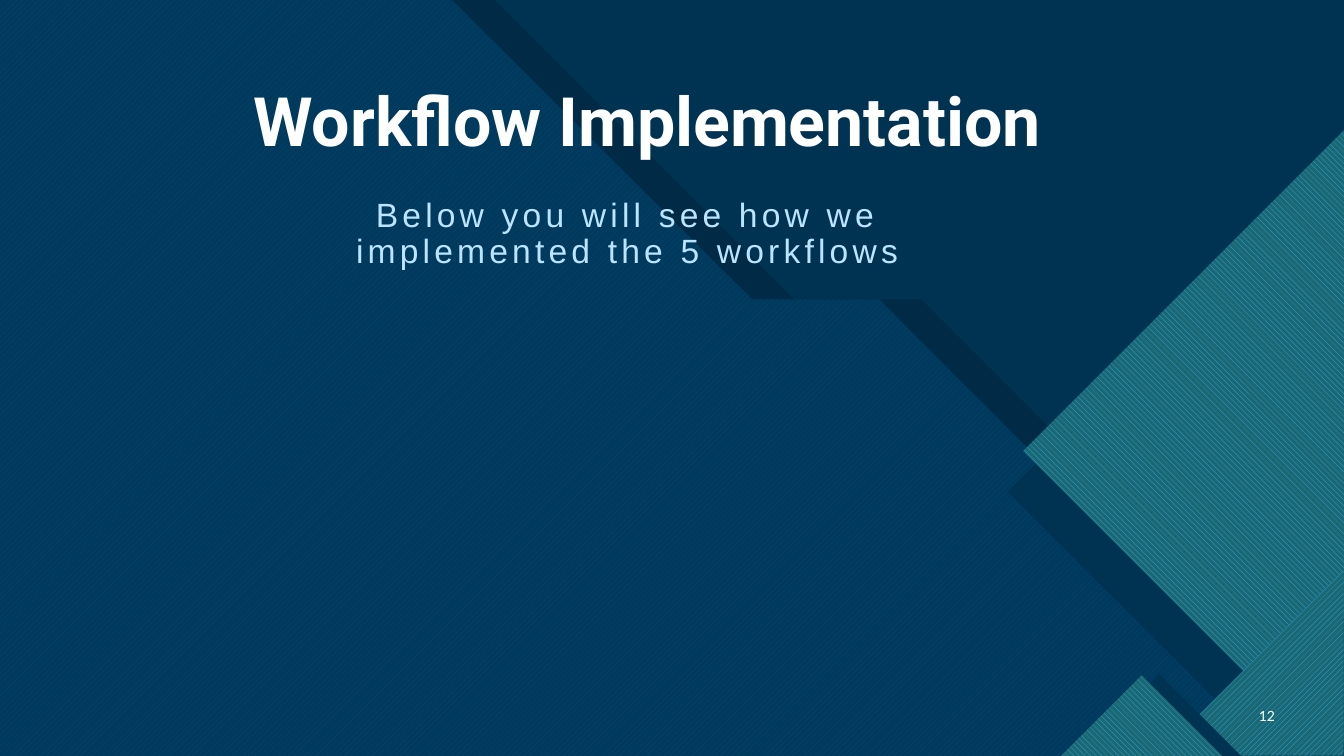
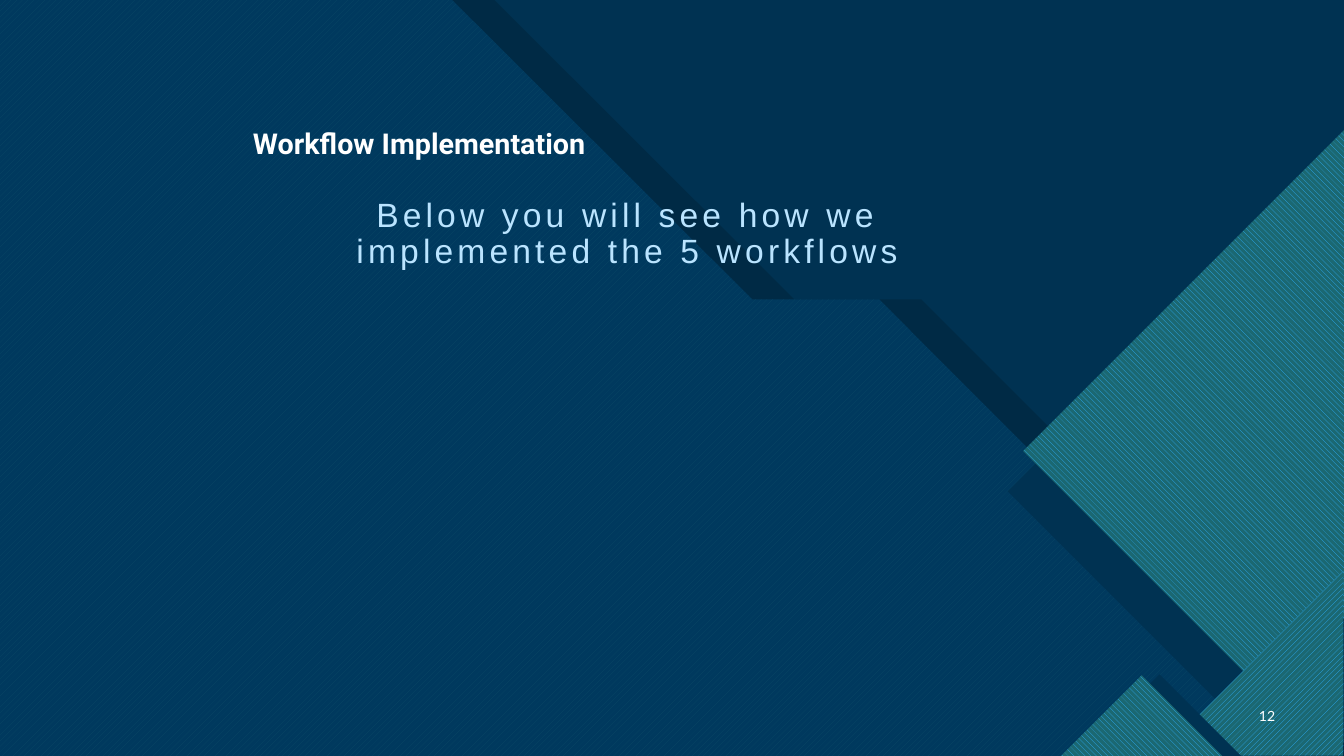
Before and after one commit to JacquelynDeHart/SIMS_CS3321, a slide deck: slide 12 of SE Final SIMS Presentation.pptx. Drawn at 1344x756 pixels with LibreOffice and Linux fonts; fonts in the diff are those of the drawing. Boxes give left, top, right and bottom in pixels: in the first picture for what was removed or moved away, otherwise in the second. Text is boxed around its words. In the diff, an @@ line names an element or a change of style, - is before the commit and + after.

```diff
--- a/SE Final SIMS Presentation.pptx
+++ b/SE Final SIMS Presentation.pptx
@@ outline redrawn in 4 elements at [1008,156,1344,756], [1207,619,1344,756], [0,0,1343,756], [0,0,1343,756] @@
@@ text "Workflow Implementation" at [253,132,585,160]: size 48.6 to 20.5 pt @@
@@ freeform shape at [1061,675,1224,756]: rotation 135 to 315 degrees @@
@@ freeform shape at [1078,675,1242,756]: rotation 225 to 45 degrees; outline redrawn @@
```
Also in this commit, not shown: 18 other slides changed, 3 other files.
